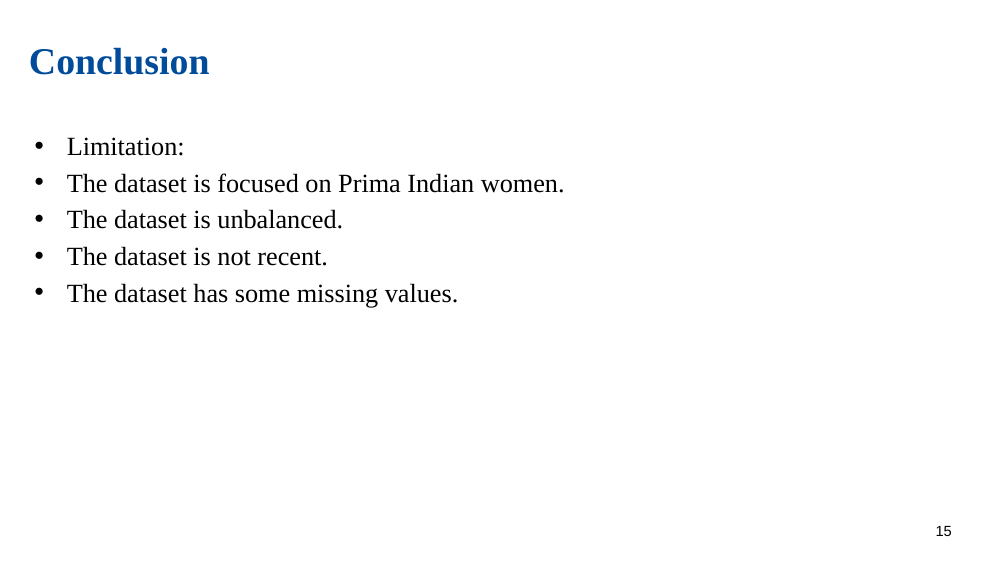
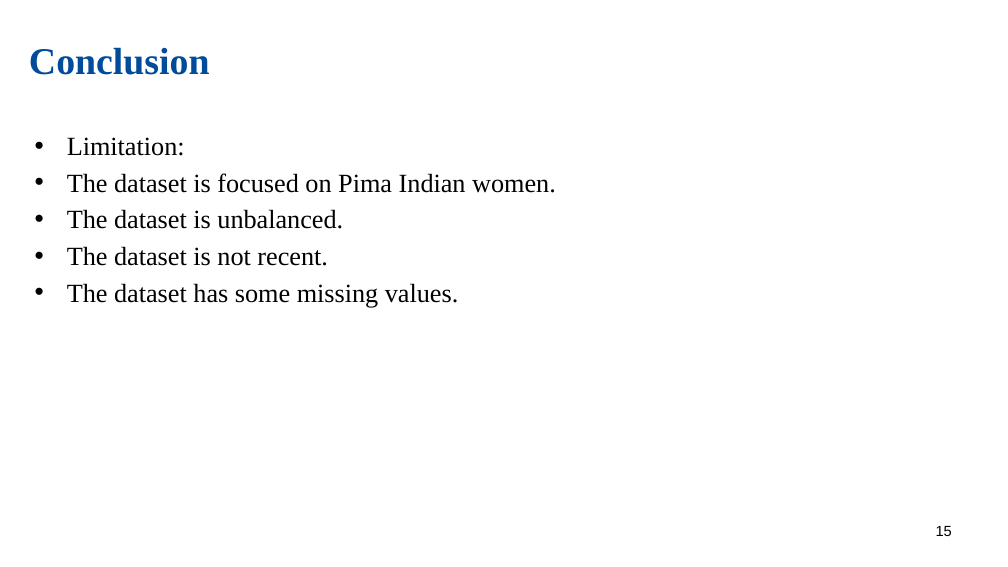
Before and after one commit to tiffhw/project-2023, a slide deck: slide 15 of Presentation1.pptx. Drawn at 1008x567 pixels with LibreOffice and Linux fonts; fonts in the diff are those of the drawing; background and template pictures are left out. Boxes give left, top, right and bottom in pixels: in the first picture for what was removed or moved away, otherwise in the second. Text is boxed around its words. In the diff, an @@ line names an element or a change of style, - is before the commit and + after.

```diff
--- a/Presentation1.pptx
+++ b/Presentation1.pptx
@@ text at (67,173,556,193): text changed @@
-• The dataset is focused on Prima Indian women.
+• The dataset is focused on Pima Indian women.
```
Also in this commit, not shown: 1 other slide changed.
